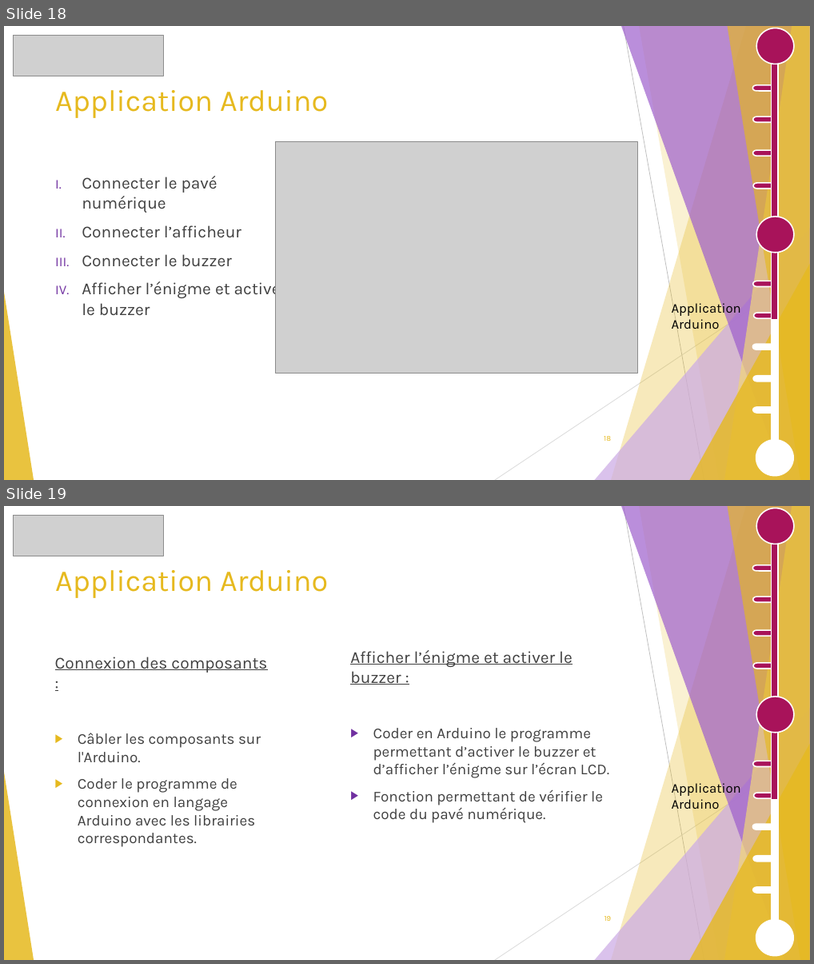
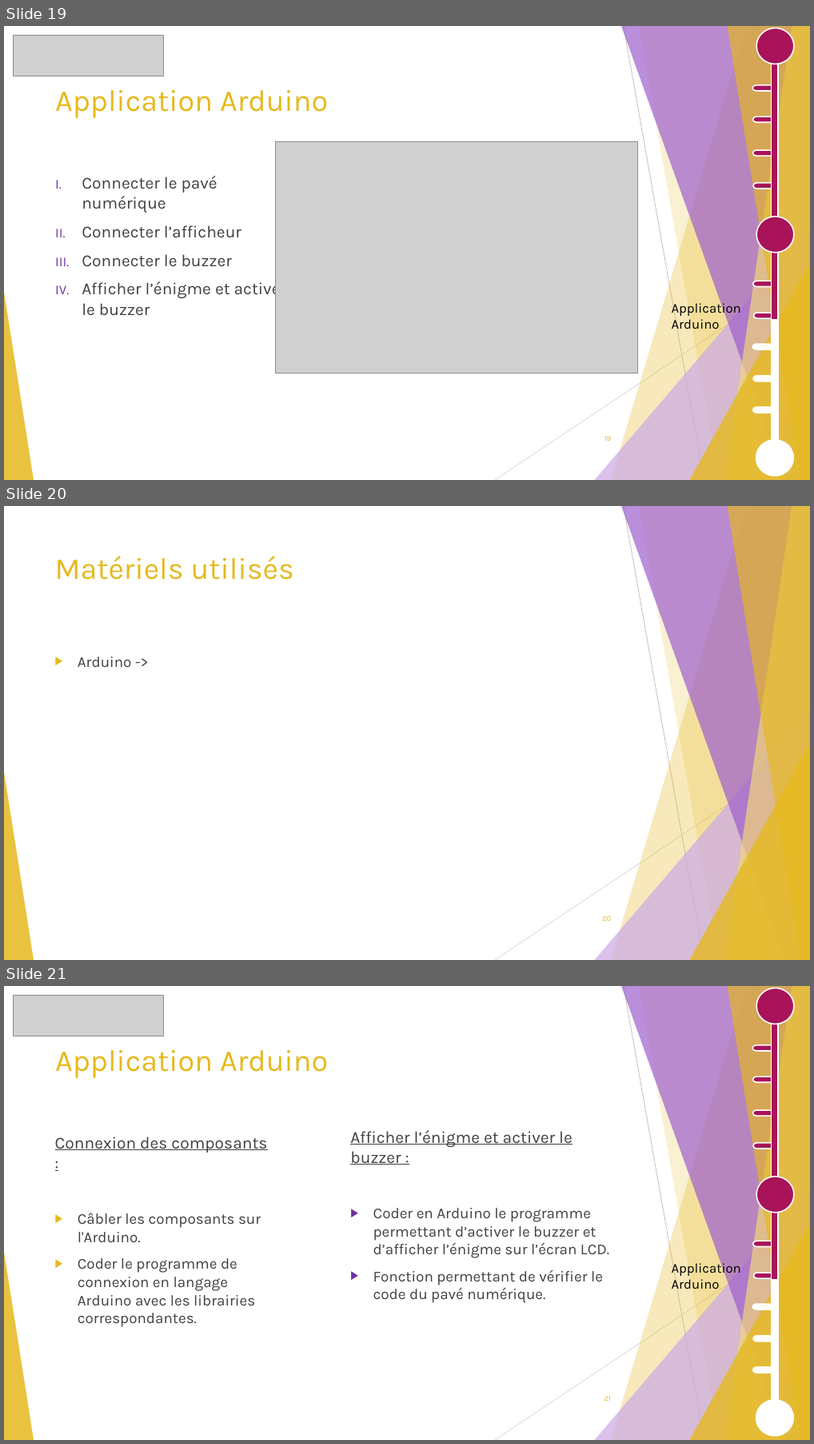
Before and after one commit to GuiguiMvn/Systeme-Escape-Game-Telethon, a slide deck: Cyril/Diapositives/Projet Théléton REVUE 2.pptx. Shown one above the other, each under a label of ours: slides 18 and 19 before the commit, slides 19, 20 and 21 after it. The pictures are 814x964 and 814x1444 pixels, drawn with LibreOffice and Linux fonts; fonts in the diff are those of the drawing; grey boxes stand for pictures. Boxes give left, top, right and bottom in pixels: in the first picture for what was removed or moved away, otherwise in the second. Text is boxed around its words. In the diff, an @@ line names an element or a change of style, - is before the commit and + after.

```diff
--- a/Cyril/Diapositives/Projet Théléton REVUE 2.pptx
+++ b/Cyril/Diapositives/Projet Théléton REVUE 2.pptx
@@ slide 20 added at (x1=4, y1=506, x2=810, y2=960), background #FFFFFF; not listed: 10 template elements that a slide beside it also shows @@
@@ title added at (x1=55, y1=556, x2=294, y2=580), 36 pt, text #E6B91E @@
+Matériels utilisés
@@ text added at (x1=78, y1=656, x2=132, y2=667), 18 pt, text #404040 @@
+▶ Arduino ->
@@ page number added at (x1=602, y1=916, x2=611, y2=920), 9 pt, text #E6B91E @@
+20
@@ what was slide 18 is now slide 19 @@
@@ page number at (x1=605, y1=436, x2=612, y2=440): text changed @@
-18
+19
@@ what was slide 19 is now slide 21 @@
@@ page number at (x1=605, y1=1396, x2=612, y2=1400): text changed @@
-19
+21
```
Also in this commit, not shown: 1 other slide added.
